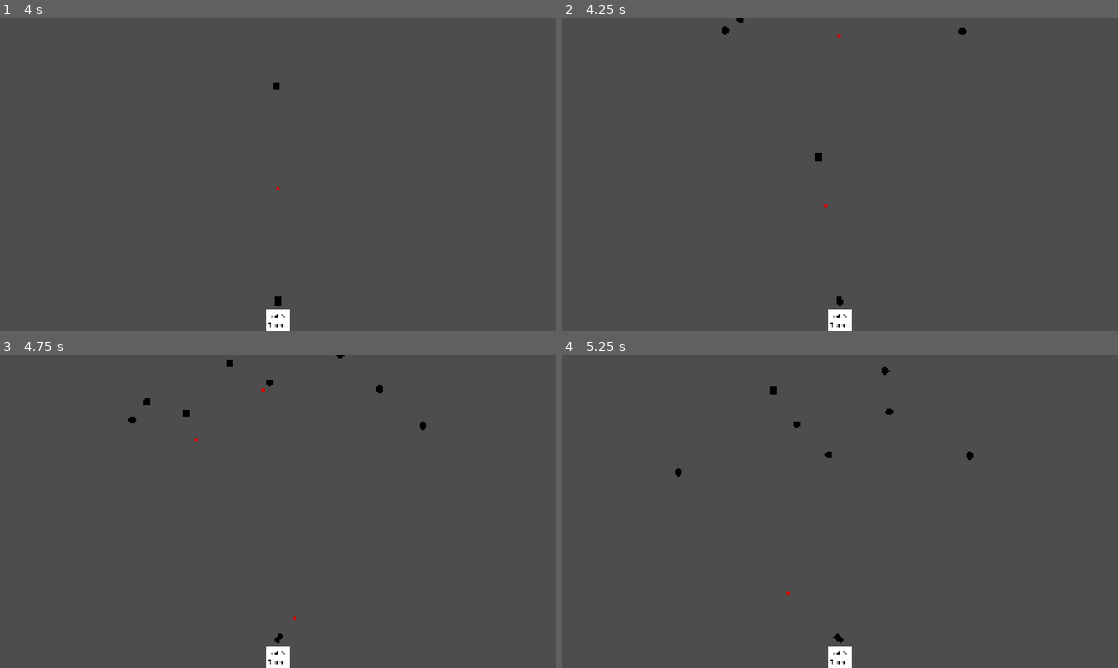
Above: before the commit, frames 1-4 (two rows, left to right).
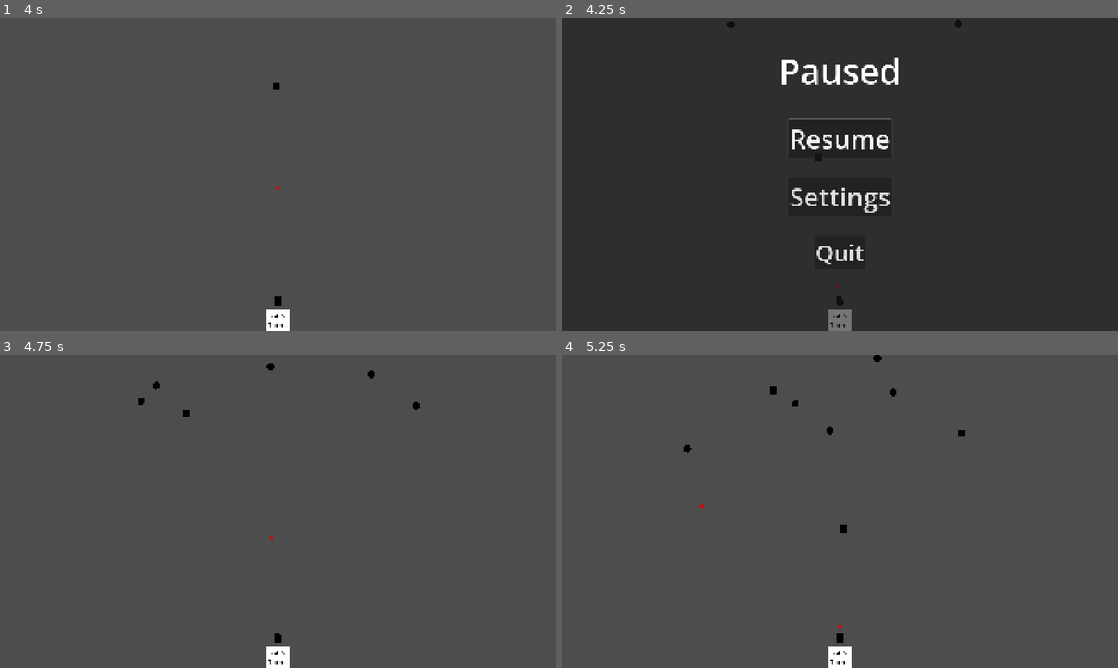
Above: after the commit, the same moments.

Repository: BilgiPasa/2d-gun-turret
Game: Godot game, scene res://Scenes/main_scene.tscn
The game is run twice, just before and just after one commit, with the same random seed, the same clock (stepped at 60 frames per second) and the same inputs.
Inputs (mouse positions are in pixels of both pictures, inside the frame that each line leads up to):
- Up to frame 1 (4 s): move the mouse to (400, 158) at 0.52 s; move the mouse to (166, 190) at 1.27 s; move the mouse to (333, 105) at 2.02 s; move the mouse to (250, 237) at 2.77 s; move the mouse to (444, 221) at 3.52 s
- Up to frame 2 (4.25 s): tap Escape (ui_cancel) at 4.15 s
- Up to frame 3 (4.75 s): click (278, 477) at 4.25 s, where only the run after the commit has a clickable "Resume"
- Up to frame 4 (5.25 s): move the mouse to (673, 464) at 5.02 s

Frame 1 is identical in both runs. In frame 2, 100% of the frame differs, in the area x 0-100%, y 0-100%; in frame 3, 0.3%; in frame 4, 0.4%.

Commit message:
Finish the pause menu

Diff:
--- a/Scenes/main_scene.tscn
+++ b/Scenes/main_scene.tscn
@@ -54,3 +54,4 @@
 [connection signal="body_entered" from="Ground/GroundArea" to="." method="_on_ground_area_body_entered"]
 [connection signal="timeout" from="MovableEnemySpawner/SpawnTimer" to="MovableEnemySpawner" method="_on_spawn_timer_timeout"]
 [connection signal="timeout" from="StaticEnemySpawner/SpawnTimer" to="StaticEnemySpawner" method="_on_spawn_timer_timeout"]
+[connection signal="resume" from="CanvasLayer/PauseMenu" to="." method="_on_pause_menu_resume"]
--- a/Scenes/pause_menu.tscn
+++ b/Scenes/pause_menu.tscn
@@ -11,7 +11,15 @@
 grow_vertical = 2
 script = ExtResource("1_emv3i")
 
-[node name="PauseLabel" type="Label" parent="." unique_id=1335443289]
+[node name="Panel" type="Panel" parent="." unique_id=1135780193]
+layout_mode = 1
+anchors_preset = 15
+anchor_right = 1.0
+anchor_bottom = 1.0
+grow_horizontal = 2
+grow_vertical = 2
+
+[node name="PauseLabel" type="Label" parent="Panel" unique_id=1335443289]
 layout_mode = 1
 anchors_preset = 8
 anchor_left = 0.5
@@ -27,7 +35,7 @@
 theme_override_font_sizes/font_size = 120
 text = "Paused"
 
-[node name="ResumeButton" type="Button" parent="." unique_id=263151304]
+[node name="ResumeButton" type="Button" parent="Panel" unique_id=263151304]
 layout_mode = 1
 anchors_preset = 8
 anchor_left = 0.5
@@ -40,10 +48,16 @@
 offset_bottom = -57.999573
 grow_horizontal = 2
 grow_vertical = 2
+focus_neighbor_left = NodePath(".")
+focus_neighbor_top = NodePath(".")
+focus_neighbor_right = NodePath(".")
+focus_neighbor_bottom = NodePath("../SettingsButton")
+focus_next = NodePath("../SettingsButton")
+focus_previous = NodePath(".")
 theme_override_font_sizes/font_size = 90
 text = "Resume"
 
-[node name="SettingsButton" type="Button" parent="." unique_id=469387869]
+[node name="SettingsButton" type="Button" parent="Panel" unique_id=469387869]
 layout_mode = 1
 anchors_preset = 8
 anchor_left = 0.5
@@ -56,10 +70,16 @@
 offset_bottom = 142.0003
 grow_horizontal = 2
 grow_vertical = 2
+focus_neighbor_left = NodePath(".")
+focus_neighbor_top = NodePath("../ResumeButton")
+focus_neighbor_right = NodePath(".")
+focus_neighbor_bottom = NodePath("../QuitButton")
+focus_next = NodePath("../QuitButton")
+focus_previous = NodePath("../ResumeButton")
 theme_override_font_sizes/font_size = 90
 text = "Settings"
 
-[node name="QuitButton" type="Button" parent="." unique_id=1132781728]
+[node name="QuitButton" type="Button" parent="Panel" unique_id=1132781728]
 layout_mode = 1
 anchors_preset = 8
 anchor_left = 0.5
@@ -72,9 +92,16 @@
 offset_bottom = 328.00012
 grow_horizontal = 2
 grow_vertical = 2
+focus_neighbor_left = NodePath(".")
+focus_neighbor_top = NodePath("../SettingsButton")
+focus_neighbor_right = NodePath(".")
+focus_neighbor_bottom = NodePath(".")
+focus_next = NodePath(".")
+focus_previous = NodePath("../SettingsButton")
 theme_override_font_sizes/font_size = 80
 text = "Quit"
 
-[connection signal="pressed" from="ResumeButton" to="." method="_on_resume_button_pressed"]
-[connection signal="pressed" from="SettingsButton" to="." method="_on_settings_button_pressed"]
-[connection signal="pressed" from="QuitButton" to="." method="_on_quit_button_pressed"]
+[connection signal="visibility_changed" from="." to="." method="_on_visibility_changed"]
+[connection signal="pressed" from="Panel/ResumeButton" to="." method="_on_resume_button_pressed"]
+[connection signal="pressed" from="Panel/SettingsButton" to="." method="_on_settings_button_pressed"]
+[connection signal="pressed" from="Panel/QuitButton" to="." method="_on_quit_button_pressed"]
--- a/Scripts/main_scene.gd
+++ b/Scripts/main_scene.gd
@@ -21,6 +21,26 @@
 	else:
 		static_enemy_spawner.process_mode = Node.PROCESS_MODE_DISABLED
 
+func _input(event) -> void:
+	if event.is_action_pressed("ui_cancel"): # If "esc" key pressed
+		if !get_tree().paused:
+			pause()
+		else:
+			resume()
+
+func pause() -> void:
+	get_tree().paused = true
+	pause_menu.process_mode = Node.PROCESS_MODE_INHERIT
+	pause_menu.show()
+
+func resume() -> void:
+	get_tree().paused = false
+	pause_menu.process_mode = Node.PROCESS_MODE_DISABLED
+	pause_menu.hide()
+
 func _on_ground_area_body_entered(body: Node2D) -> void:
 	print("Enemy has hit to the ground")
 	body.queue_free.call_deferred()
+
+func _on_pause_menu_resume() -> void:
+	resume()
--- a/Scripts/pause_menu.gd
+++ b/Scripts/pause_menu.gd
@@ -1,13 +1,18 @@
 extends Control
 
-func _ready() -> void:
-	pass
+signal resume # Resume signal for the main scene
+
+@onready var resume_button: Button = $Panel/ResumeButton
+
+func _on_visibility_changed() -> void:
+	if visible:
+		resume_button.grab_focus()
 
 func _on_resume_button_pressed() -> void:
-	pass # Replace with function body.
+	resume.emit()
 
 func _on_settings_button_pressed() -> void:
 	pass # Replace with function body.
 
 func _on_quit_button_pressed() -> void:
-	pass # Replace with function body.
+	get_tree().quit()
--- a/project.godot
+++ b/project.godot
@@ -11,7 +11,7 @@
 [application]
 
 config/name="2d-gun-turret"
-config/version="0.3.1"
+config/version="0.4"
 run/main_scene="uid://jneb5c8685yl"
 config/features=PackedStringArray("4.7", "Forward Plus")
 config/icon="res://icon.svg"
@@ -27,6 +27,41 @@
 [dotnet]
 
 project/assembly_name="2d-gun-turret"
+
+[input]
+
+ui_left={
+"deadzone": 0.5,
+"events": [Object(InputEventKey,"resource_local_to_scene":false,"resource_name":"","device":16,"window_id":0,"alt_pressed":false,"shift_pressed":false,"ctrl_pressed":false,"meta_pressed":false,"pressed":false,"keycode":4194319,"physical_keycode":0,"key_label":0,"unicode":0,"location":0,"echo":false,"script":null)
+, Object(InputEventJoypadButton,"resource_local_to_scene":false,"resource_name":"","device":-1,"button_index":13,"pressure":0.0,"pressed":false,"script":null)
+, Object(InputEventJoypadMotion,"resource_local_to_scene":false,"resource_name":"","device":-1,"axis":0,"axis_value":-1.0,"script":null)
+, Object(InputEventKey,"resource_local_to_scene":false,"resource_name":"","device":-1,"window_id":0,"alt_pressed":false,"shift_pressed":false,"ctrl_pressed":false,"meta_pressed":false,"pressed":false,"keycode":0,"physical_keycode":65,"key_label":0,"unicode":97,"location":0,"echo":false,"script":null)
+]
+}
+ui_right={
+"deadzone": 0.5,
+"events": [Object(InputEventKey,"resource_local_to_scene":false,"resource_name":"","device":16,"window_id":0,"alt_pressed":false,"shift_pressed":false,"ctrl_pressed":false,"meta_pressed":false,"pressed":false,"keycode":4194321,"physical_keycode":0,"key_label":0,"unicode":0,"location":0,"echo":false,"script":null)
+, Object(InputEventJoypadButton,"resource_local_to_scene":false,"resource_name":"","device":-1,"button_index":14,"pressure":0.0,"pressed":false,"script":null)
+, Object(InputEventJoypadMotion,"resource_local_to_scene":false,"resource_name":"","device":-1,"axis":0,"axis_value":1.0,"script":null)
+, Object(InputEventKey,"resource_local_to_scene":false,"resource_name":"","device":-1,"window_id":0,"alt_pressed":false,"shift_pressed":false,"ctrl_pressed":false,"meta_pressed":false,"pressed":false,"keycode":0,"physical_keycode":68,"key_label":0,"unicode":100,"location":0,"echo":false,"script":null)
+]
+}
+ui_up={
+"deadzone": 0.5,
+"events": [Object(InputEventKey,"resource_local_to_scene":false,"resource_name":"","device":16,"window_id":0,"alt_pressed":false,"shift_pressed":false,"ctrl_pressed":false,"meta_pressed":false,"pressed":false,"keycode":4194320,"physical_keycode":0,"key_label":0,"unicode":0,"location":0,"echo":false,"script":null)
+, Object(InputEventJoypadButton,"resource_local_to_scene":false,"resource_name":"","device":-1,"button_index":11,"pressure":0.0,"pressed":false,"script":null)
+, Object(InputEventJoypadMotion,"resource_local_to_scene":false,"resource_name":"","device":-1,"axis":1,"axis_value":-1.0,"script":null)
+, Object(InputEventKey,"resource_local_to_scene":false,"resource_name":"","device":-1,"window_id":0,"alt_pressed":false,"shift_pressed":false,"ctrl_pressed":false,"meta_pressed":false,"pressed":false,"keycode":0,"physical_keycode":87,"key_label":0,"unicode":119,"location":0,"echo":false,"script":null)
+]
+}
+ui_down={
+"deadzone": 0.5,
+"events": [Object(InputEventKey,"resource_local_to_scene":false,"resource_name":"","device":16,"window_id":0,"alt_pressed":false,"shift_pressed":false,"ctrl_pressed":false,"meta_pressed":false,"pressed":false,"keycode":4194322,"physical_keycode":0,"key_label":0,"unicode":0,"location":0,"echo":false,"script":null)
+, Object(InputEventJoypadButton,"resource_local_to_scene":false,"resource_name":"","device":-1,"button_index":12,"pressure":0.0,"pressed":false,"script":null)
+, Object(InputEventJoypadMotion,"resource_local_to_scene":false,"resource_name":"","device":-1,"axis":1,"axis_value":1.0,"script":null)
+, Object(InputEventKey,"resource_local_to_scene":false,"resource_name":"","device":-1,"window_id":0,"alt_pressed":false,"shift_pressed":false,"ctrl_pressed":false,"meta_pressed":false,"pressed":false,"keycode":0,"physical_keycode":83,"key_label":0,"unicode":115,"location":0,"echo":false,"script":null)
+]
+}
 
 [layer_names]
 
